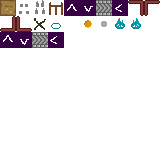
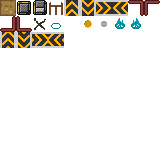
Comparing the layer stacks of the two w=160, h=160 images. Changes:
added layer "Ebeno 21(collé)" above "Ebeno 20(collé)" over [0, 0, 128, 48]
added layer "Ebeno 20(collé)" above "Ebeno 18(collé)" over [0, 0, 128, 48]
added layer "Ebeno 18(collé)" above "root Fusionnés" over [0, 0, 128, 48]
painted on "root Fusionnés" over [0, 0, 128, 48]
